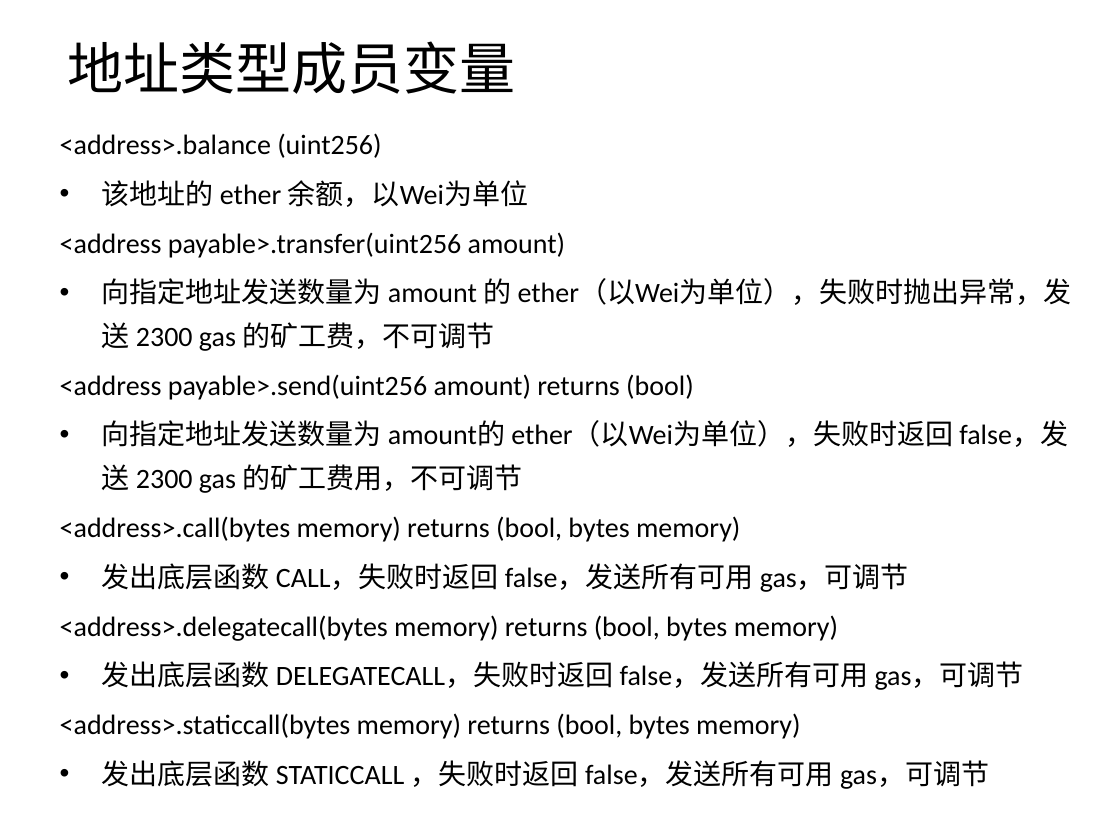
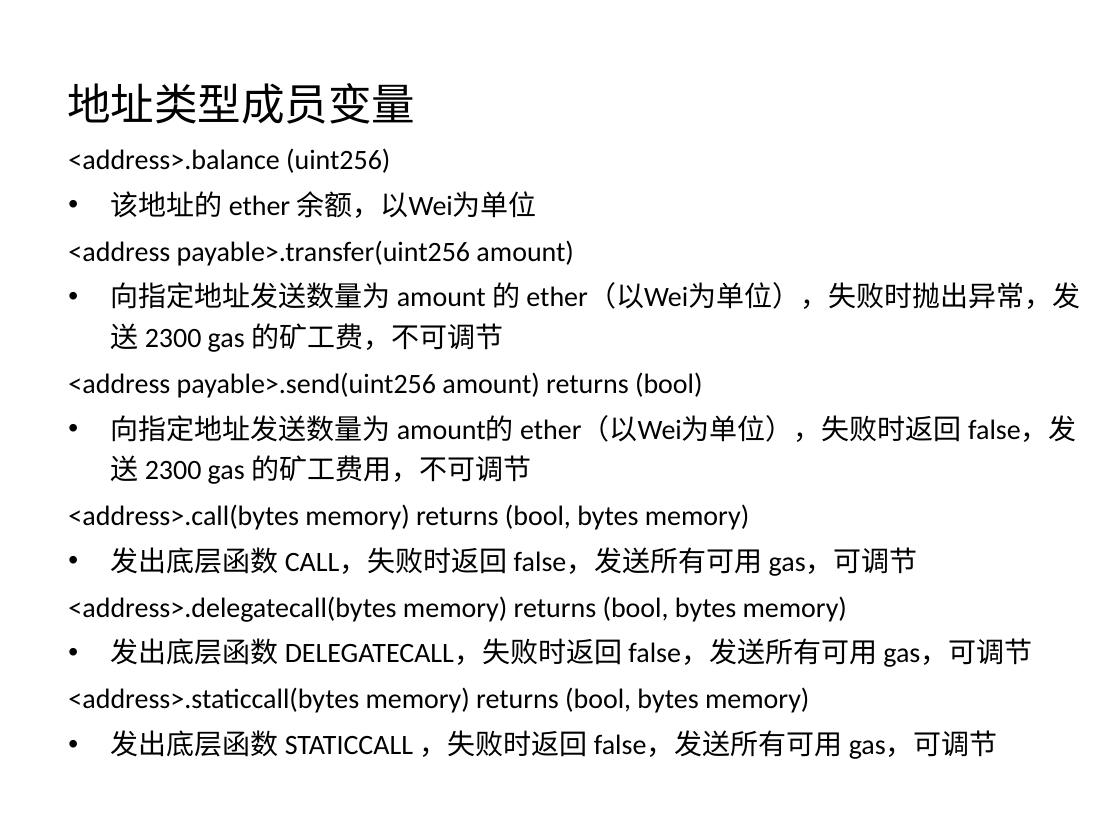
Before and after one commit to confucianzuoyuan/blockchain-tutorial, a slide deck: slide 7 of 以太坊教程/课件/5_2_solidity深入讲解.pptx. Drawn at 1120x840 pixels with LibreOffice and Linux fonts; fonts in the diff are those of the drawing; background and template pictures are left out. Boxes give left, top, right and bottom in pixels: in the first picture for what was removed or moved away, otherwise in the second. Text is boxed around its words. In the diff, an @@ line names an element or a change of style, - is before the commit and + after.

```diff
--- a/以太坊教程/课件/5_2_solidity深入讲解.pptx
+++ b/以太坊教程/课件/5_2_solidity深入讲解.pptx
@@ title "地址类型成员变量": place and size @@
-title "地址类型成员变量" at (67,41,515,94)
+title "地址类型成员变量" at (67,83,415,124)
@@ title "地址类型成员变量" at (67,83,415,124): size 36 to 28 pt @@
@@ text "<address>.balance (uint256)": place and size @@
-text "<address>.balance (uint256)" at (60,133,1072,789)
+text "<address>.balance (uint256)" at (68,148,1080,759)
@@ text "<address>.balance (uint256)" at (68,148,1080,759): line spacing 1.3 to 1.2 @@
```
Also in this commit, not shown: 33 other slides changed, 34 other files.
